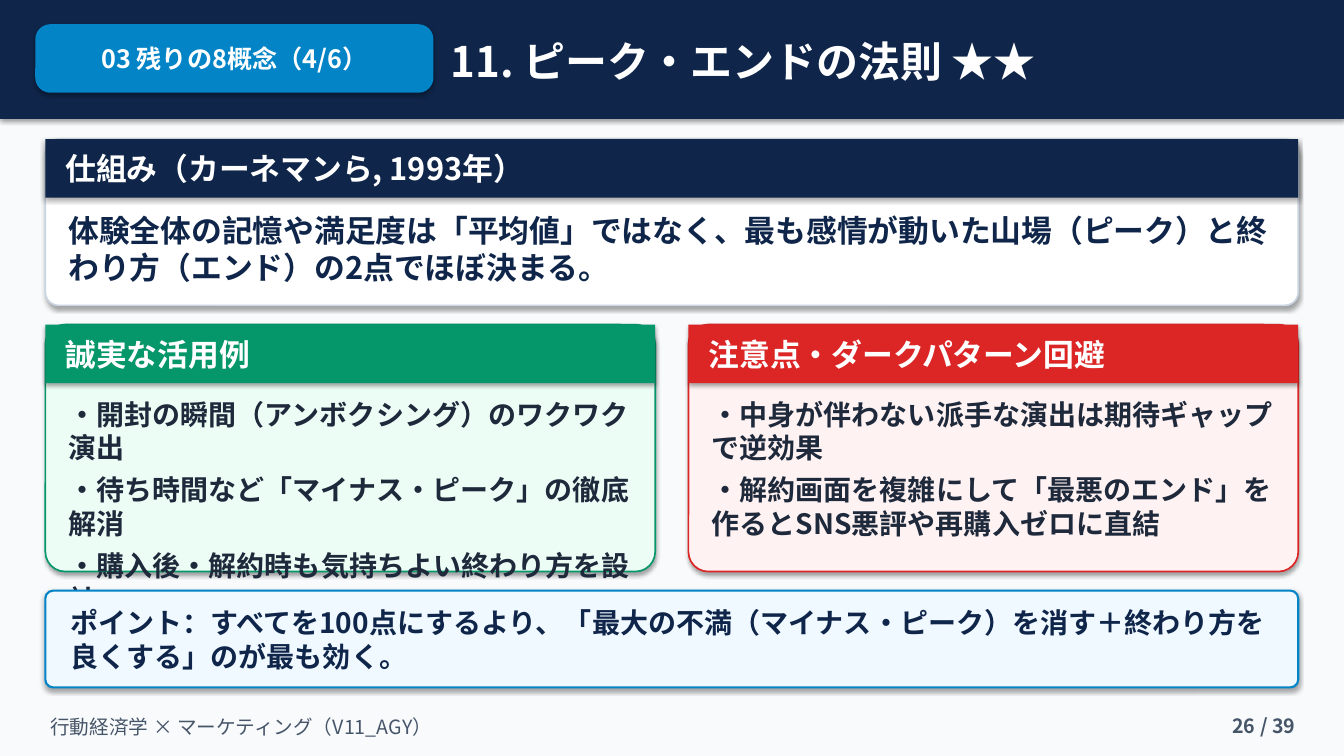
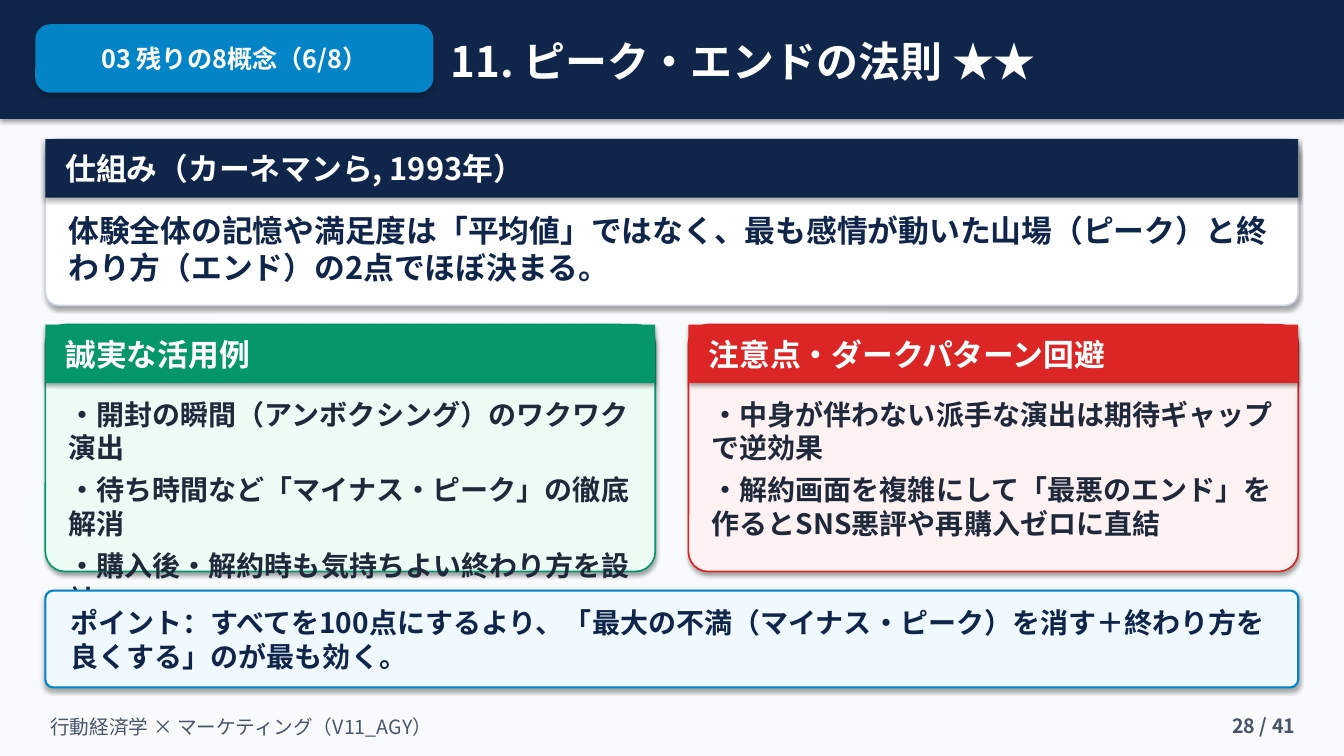
Before and after one commit to kkomatsu81/jns-slide-v11-agy, a slide deck: slide 28 of 融合版_V11_AGY.pptx (slide 26 before the commit). Drawn at 1344x756 pixels with LibreOffice and Linux fonts; fonts in the diff are those of the drawing. Boxes give left, top, right and bottom in pixels: in the first picture for what was removed or moved away, otherwise in the second. Text is boxed around its words. In the diff, an @@ line names an element or a change of style, - is before the commit and + after.

```diff
--- a/融合版_V11_AGY.pptx
+++ b/融合版_V11_AGY.pptx
@@ text in rounded rectangle at (x1=101, y1=46, x2=368, y2=73): text changed @@
-03 残りの8概念（4/6）
+03 残りの8概念（6/8）
@@ text at (x1=1232, y1=718, x2=1295, y2=734): text changed @@
-26 / 39
+28 / 41
```
Also in this commit, not shown: 37 other slides changed, 2 slides added.
